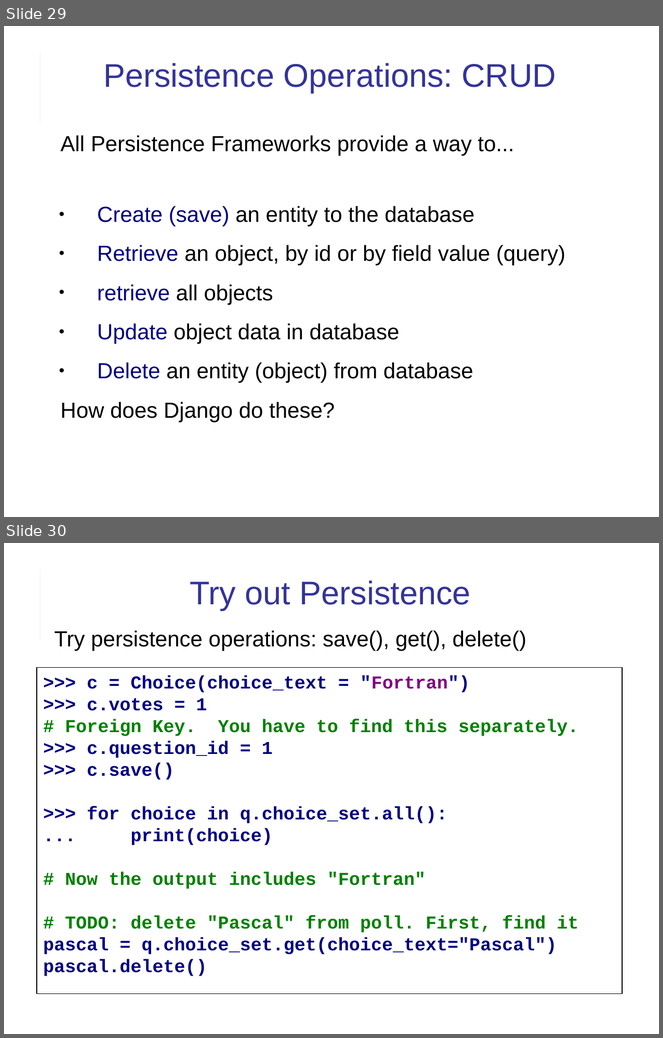
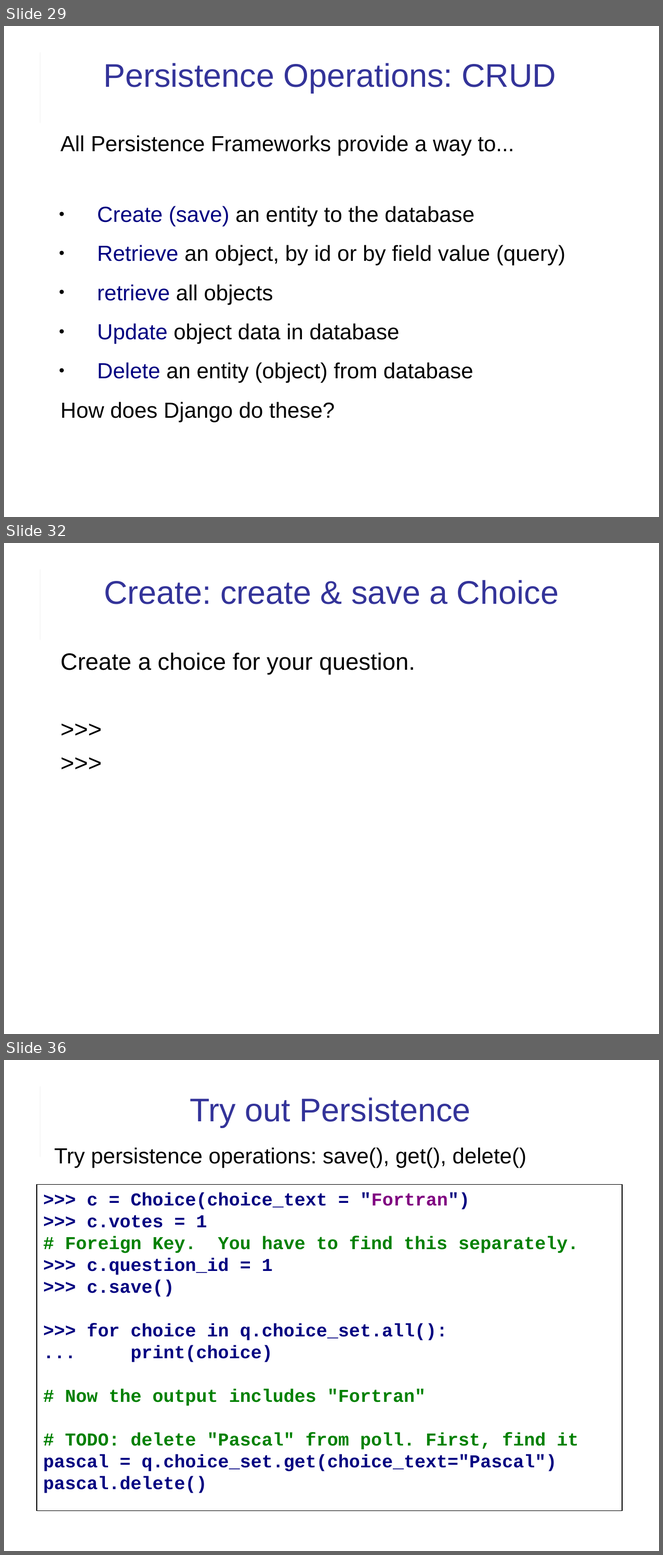
Before and after one commit to cpske/ISP, a slide deck: django/Django-review-1.pptx. Shown one above the other, each under a label of ours: slides 29 and 30 before the commit, slides 29, 32 and 36 after it; the slides between them are not shown. The pictures are 663x1038 and 663x1555 pixels, drawn with LibreOffice and Linux fonts; fonts in the diff are those of the drawing. Boxes give left, top, right and bottom in pixels: in the first picture for what was removed or moved away, otherwise in the second. Text is boxed around its words. In the diff, an @@ line names an element or a change of style, - is before the commit and + after.

```diff
--- a/django/Django-review-1.pptx
+++ b/django/Django-review-1.pptx
@@ slide 32 added at (4, 543, 659, 1034), background #FFFFFF; not listed: 2 template elements that a slide beside it also shows @@
@@ text added at (104, 580, 559, 604), 36 pt, text #333399 @@
+Create: create & save a Choice
@@ text added at (61, 653, 415, 675), 26 pt, text #000000 @@
+Create a choice for your question.
+>>>
+>>>
@@ what was slide 30 is now slide 36 @@
```
Also in this commit, not shown: 1 slide changed, 5 other slides added, 3 other files.
